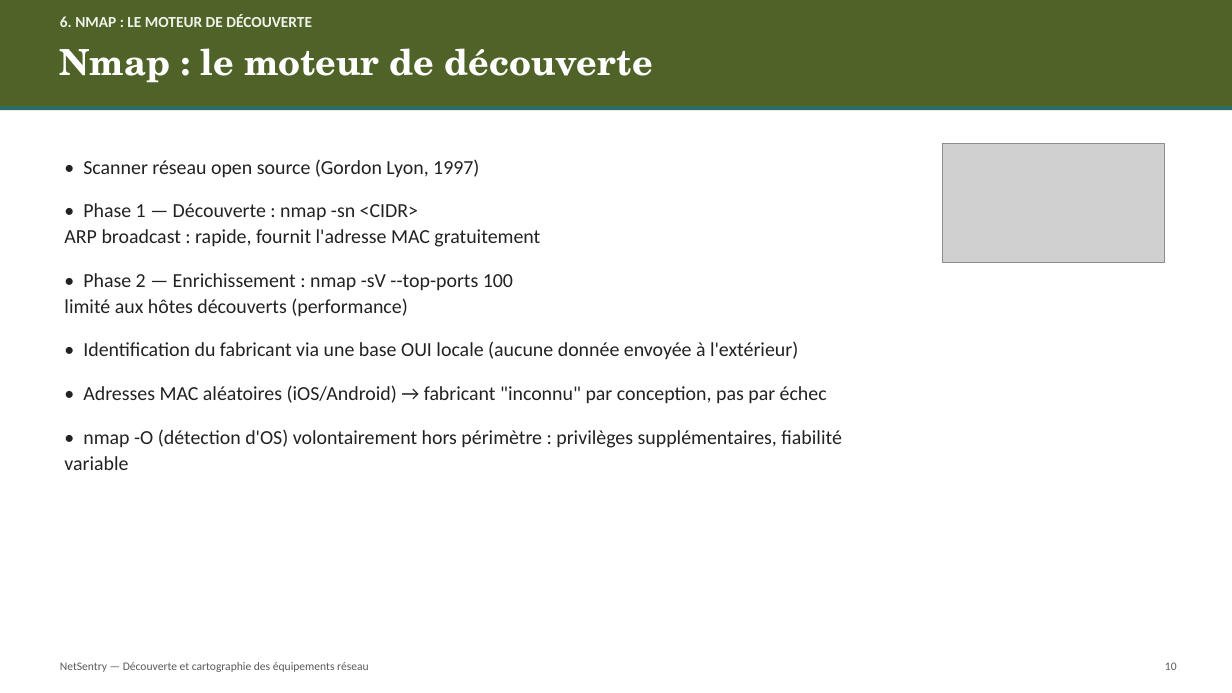
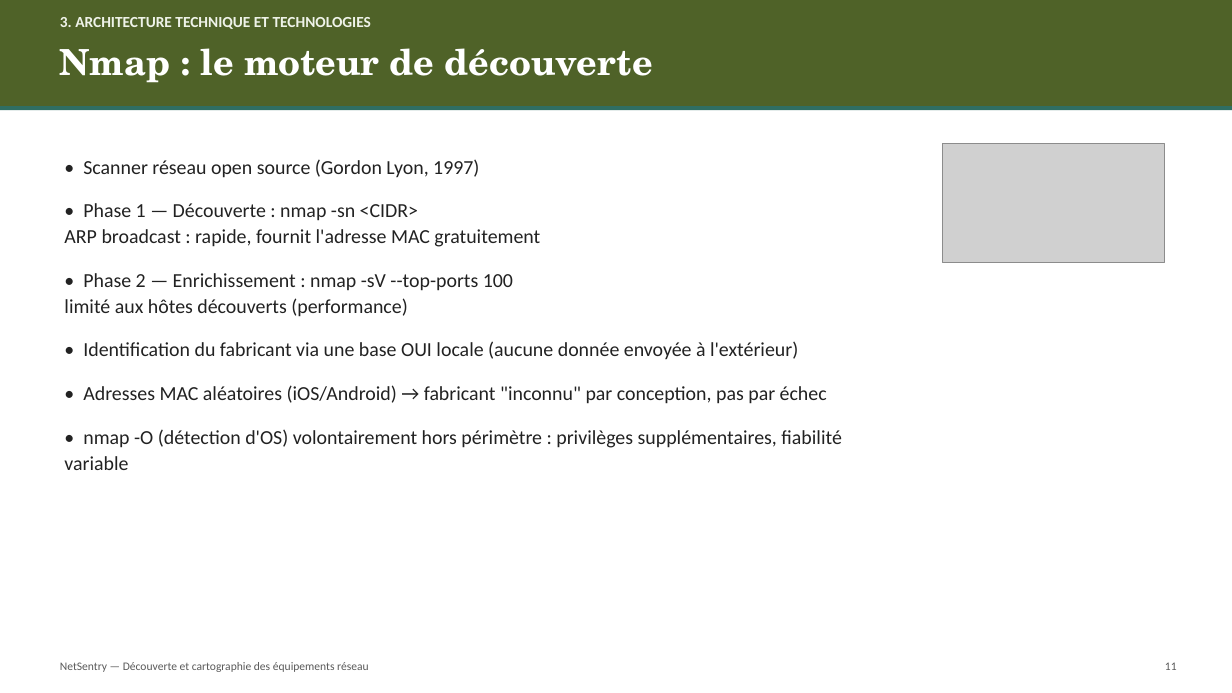
Before and after one commit to Ramiu88/NetSentry, a slide deck: slide 11 of rapport/NetSentry_Presentation.pptx (slide 10 before the commit). Drawn at 1232x693 pixels with LibreOffice and Linux fonts; fonts in the diff are those of the drawing; grey boxes stand for pictures. Boxes give left, top, right and bottom in pixels: in the first picture for what was removed or moved away, otherwise in the second. Text is boxed around its words. In the diff, an @@ line names an element or a change of style, - is before the commit and + after.

```diff
--- a/rapport/NetSentry_Presentation.pptx
+++ b/rapport/NetSentry_Presentation.pptx
@@ text at bbox=[60, 17, 371, 29]: text changed @@
-6. NMAP : LE MOTEUR DE DÉCOUVERTE
+3. ARCHITECTURE TECHNIQUE ET TECHNOLOGIES
@@ text at bbox=[1165, 662, 1177, 670]: text changed @@
-10
+11
```
Also in this commit, not shown: 18 other slides changed, 1 slide added.
